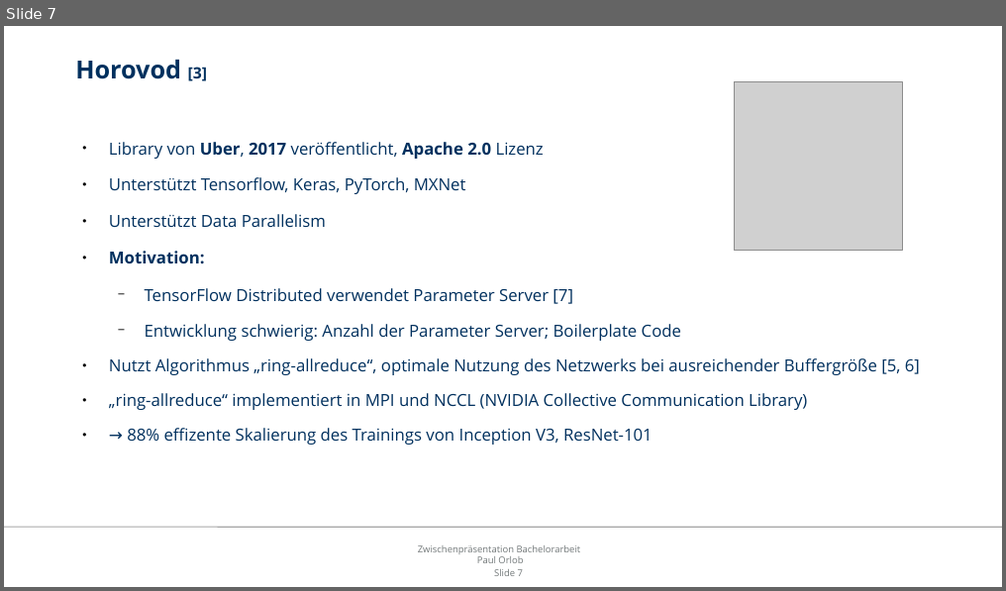
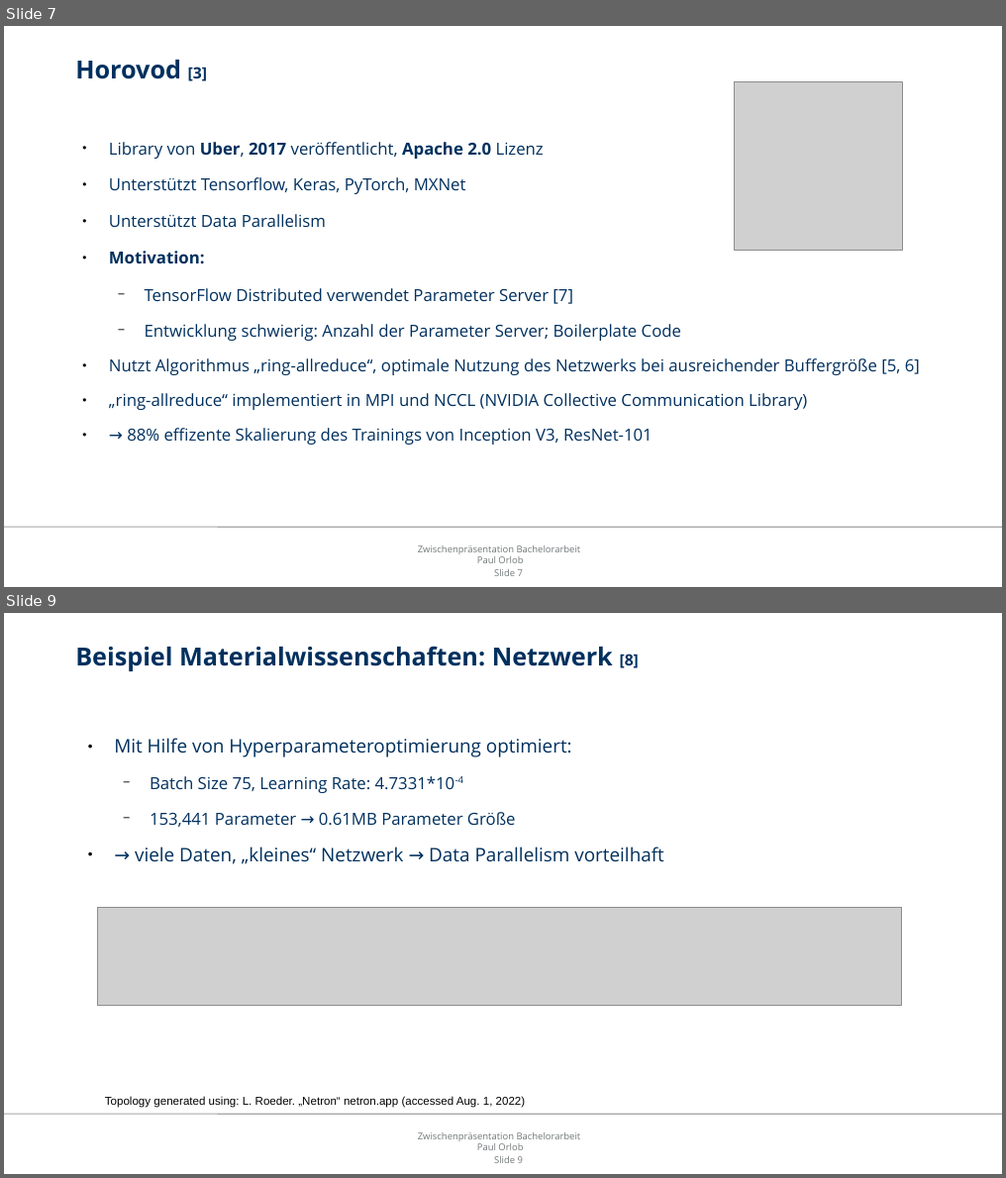
Before and after one commit to orlopau/bachelor-thesis-code, a slide deck: thesis/presentation.odp. Shown one above the other, each under a label of ours: slide 7 before the commit, slides 7 and 9 after it; the slides between them are not shown. The pictures are 1006x591 and 1006x1178 pixels, drawn with LibreOffice and Linux fonts; fonts in the diff are those of the drawing; grey boxes stand for pictures; background and template pictures are left out. Boxes give left, top, right and bottom in pixels: in the first picture for what was removed or moved away, otherwise in the second. Text is boxed around its words. In the diff, an @@ line names an element or a change of style, - is before the commit and + after.

```diff
--- a/thesis/presentation.odp
+++ b/thesis/presentation.odp
@@ slide 9 added at box(4, 613, 1002, 1174), background #FFFFFF; not listed: 3 template elements that a slide beside it also shows @@
@@ title added at box(75, 646, 639, 671), 24 pt, text #00305E, bold @@
+Beispiel Materialwissenschaften: Netzwerk [8]
@@ text added at box(114, 738, 664, 864), 18 pt, text #00305E @@
+● Mit Hilfe von Hyperparameteroptimierung optimiert:
+  − Batch Size 75, Learning Rate: 4.7331*10-4
+  − 153,441 Parameter → 0.61MB Parameter Größe
+● → viele Daten, „kleines“ Netzwerk → Data Parallelism vorteilhaft
@@ picture added at box(98, 908, 902, 1006) @@
@@ text added at box(105, 1096, 526, 1108), 11 pt, text #000000 @@
+Topology generated using: L. Roeder. „Netron“ netron.app (accessed Aug. 1, 2022)
```
Also in this commit, not shown: 4 slides changed, 20 other slides added, 1 slide removed, 11 other files.
